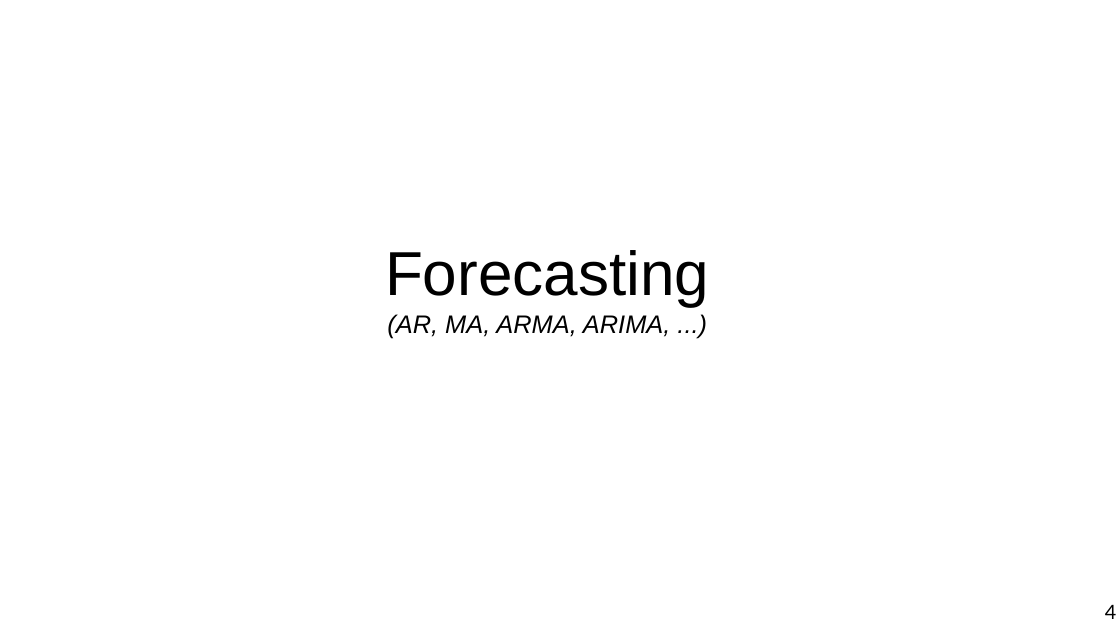
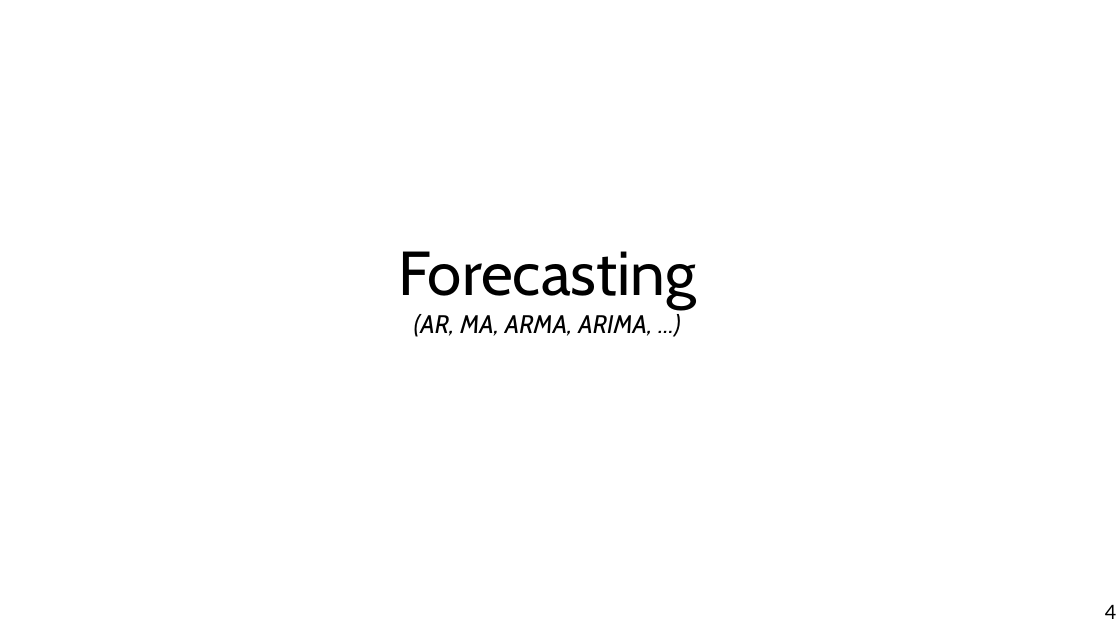
Before and after one commit to chatox/data-mining-course, a slide deck: slide 4 of theory/odp/tt29_forecasting.odp. Drawn at 1120x630 pixels with LibreOffice and Linux fonts; fonts in the diff are those of the drawing. Boxes give left, top, right and bottom in pixels: in the first picture for what was removed or moved away, otherwise in the second. Text is boxed around its words. In the diff, an @@ line names an element or a change of style, - is before the commit and + after.

```diff
--- a/theory/odp/tt29_forecasting.odp
+++ b/theory/odp/tt29_forecasting.odp
@@ title "Forecasting (AR, MA, ARMA, ARIMA, ..." moved from (x1=385, y1=250, x2=709, y2=339) to (x1=398, y1=251, x2=696, y2=337) @@
@@ title "Forecasting (AR, MA, ARMA, ARIMA, ..." at (x1=398, y1=251, x2=696, y2=337): font Arial to Cabin @@
```
Also in this commit, not shown: 26 other slides changed, 48 other files.
